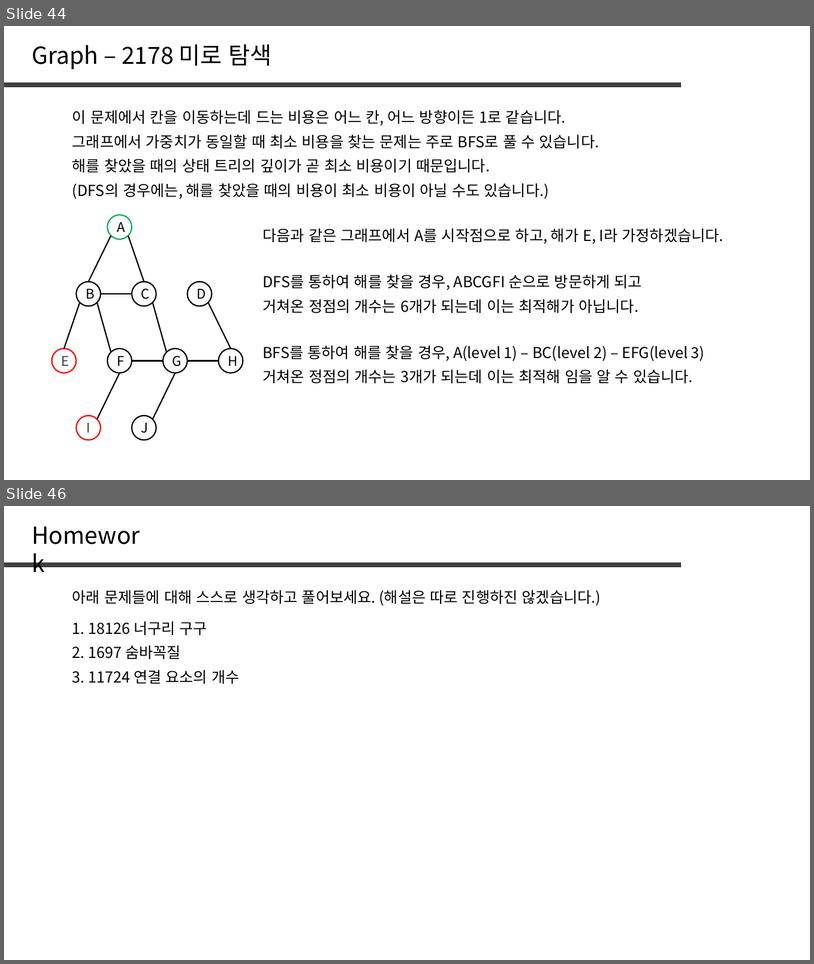
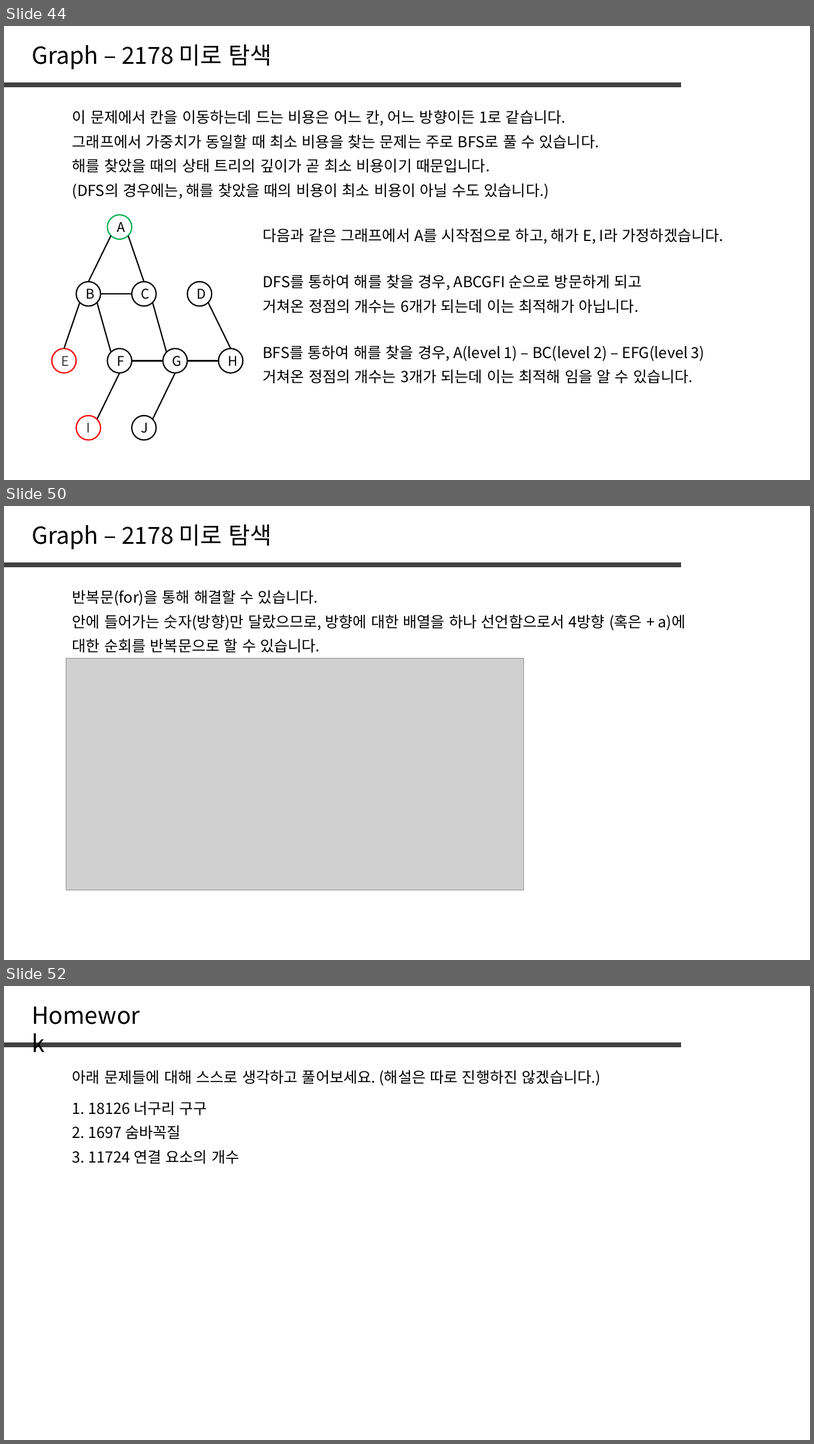
Before and after one commit to jaehoo1/PS-study, a slide deck: study/8_Tree, Graph.pptx. Shown one above the other, each under a label of ours: slides 44 and 46 before the commit, slides 44, 50 and 52 after it; the slides between them are not shown. The pictures are 814x964 and 814x1444 pixels, drawn with LibreOffice and Linux fonts; fonts in the diff are those of the drawing; grey boxes stand for pictures. Boxes give left, top, right and bottom in pixels: in the first picture for what was removed or moved away, otherwise in the second. Text is boxed around its words. In the diff, an @@ line names an element or a change of style, - is before the commit and + after.

```diff
--- a/study/8_Tree, Graph.pptx
+++ b/study/8_Tree, Graph.pptx
@@ slide 50 added at (x1=4, y1=506, x2=810, y2=960), background #FFFFFF @@
@@ text added at (x1=32, y1=524, x2=272, y2=549), 28 pt, text #000000 @@
+Graph – 2178 미로 탐색
@@ line added from (4, 565) to (681, 565), #404040 6 pt @@
@@ text added at (x1=72, y1=590, x2=318, y2=606), 18 pt, text #000000 @@
+반복문(for)을 통해 해결할 수 있습니다.
@@ text added at (x1=72, y1=614, x2=686, y2=630), 18 pt, text #000000 @@
+안에 들어가는 숫자(방향)만 달랐으므로, 방향에 대한 배열을 하나 선언함으로서 4방향 (혹은 + a)에
@@ text added at (x1=72, y1=639, x2=320, y2=652), 18 pt, text #000000 @@
+대한 순회를 반복문으로 할 수 있습니다.
@@ picture added at (x1=66, y1=658, x2=524, y2=889) @@
@@ what was slide 46 is now slide 52 @@
```
Also in this commit, not shown: 1 slide changed, 6 other slides added, 1 slide removed.
